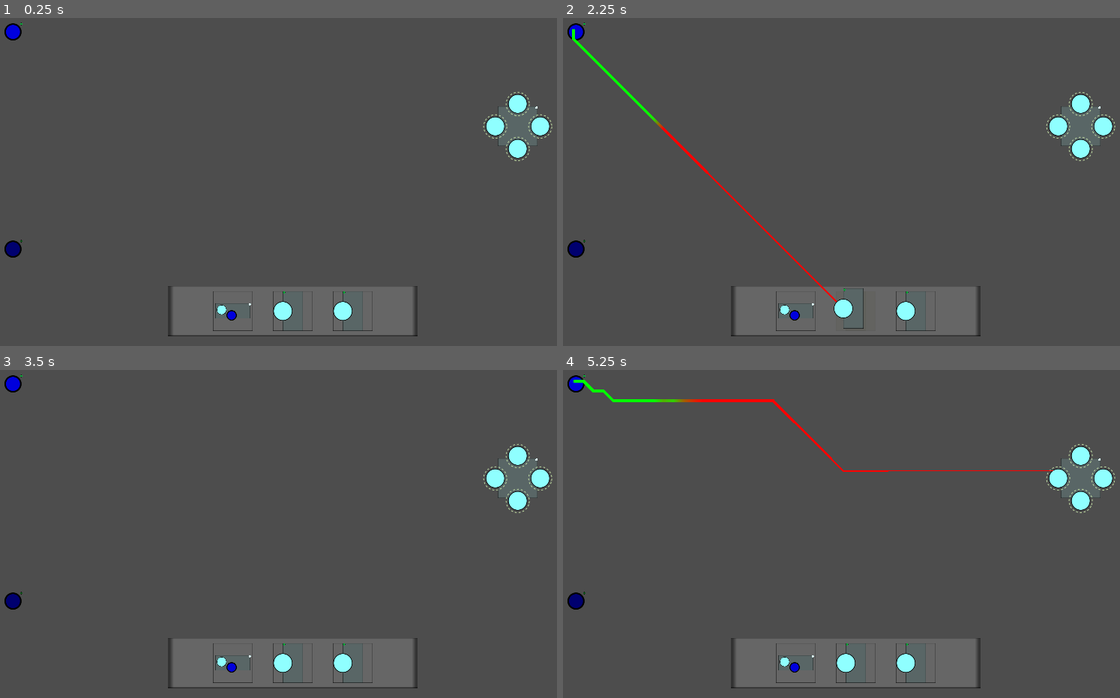
Above: before the commit, frames 1-4 (two rows, left to right).
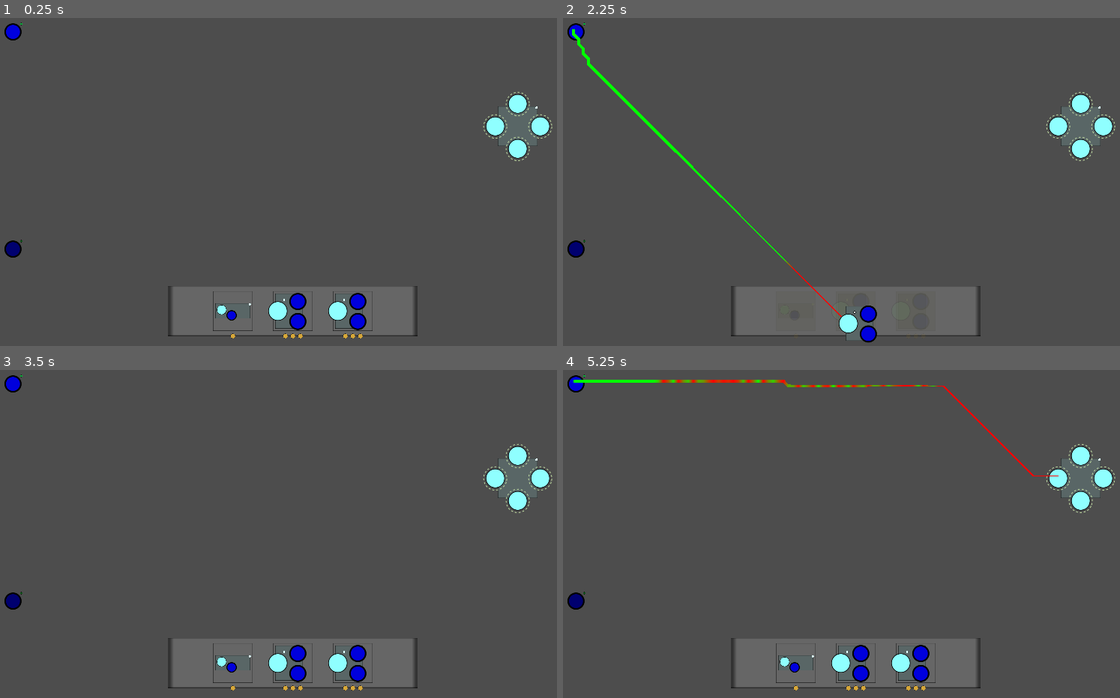
Above: after the commit, the same moments.

Repository: BinRoot/ludum-dare-55
Game: Godot game, scene res://Scenes/demo_level.tscn
Two runs of this game, one before a commit and one after it. Both use one fixed random seed, a clock stepped at 60 frames per second and the inputs below.
Inputs (mouse positions are in pixels of both pictures, inside the frame that each line leads up to):
- Up to frame 1 (0.25 s): no input
- Up to frame 2 (2.25 s): tap Enter at 0.5, 2 s; move the mouse to (796, 309) at 0.52 s; click (796, 309) at 0.67 s; tap Space at 1.25 s; move the mouse to (785, 309) at 1.27 s; click (785, 309) at 1.42 s; move the mouse to (858, 309) at 2.02 s; click (858, 309) at 2.17 s
- Up to frame 3 (3.5 s): tap Space at 2.75 s; move the mouse to (284, 661) at 2.77 s; click (284, 661) at 2.92 s
- Up to frame 4 (5.25 s): tap Enter at 3.5 s; move the mouse to (913, 661) at 3.52 s; click (913, 661) at 3.67 s; tap Space at 4.25 s; move the mouse to (908, 661) at 4.27 s; click (908, 661) at 4.42 s; move the mouse to (1058, 478) at 5.02 s; click (1058, 478) at 5.17 s

The runs differ from the first frame. In frame 1, 0.9% of the frame differs, in the area x 41-66%, y 83-98%; in frame 2, 1.8%; in frame 3, 0.9%; in frame 4, 2.1%, in the area x 3-89%, y 2-98%.

Commit message:
mechanics mostly done

Diff:
--- a/src/Scenes/Box/box_1x_1o.gd
+++ b/src/Scenes/Box/box_1x_1o.gd
@@ -4,6 +4,7 @@
 @export var is_in_play = false
 @export var owned_by: Globals.PlayerID = Globals.PlayerID.NEUTRAL
 @export var is_relic = false
+@export var path_size_factor = 1
 @onready var box_light = $BoxLight
 @onready var inputs = [$PowerCore]
 @onready var outputs = [$Socket]
--- a/src/Scenes/Box/box_2o.gd
+++ b/src/Scenes/Box/box_2o.gd
@@ -4,6 +4,7 @@
 @export var is_in_play = false
 @export var owned_by: Globals.PlayerID = Globals.PlayerID.NEUTRAL
 @export var is_relic = false
+@export var path_size_factor = 1
 @onready var box_light = $BoxLight
 @onready var inputs = [$PowerCore]
 @onready var outputs = [$Socket, $Socket2]
--- a/src/Scenes/Box/box_2x.gd
+++ b/src/Scenes/Box/box_2x.gd
@@ -4,10 +4,12 @@
 @export var is_in_play = false
 @export var owned_by: Globals.PlayerID = Globals.PlayerID.NEUTRAL
 @export var is_relic = false
+@export var path_size_factor = 1
+@onready var box_light = $BoxLight
 @onready var inputs = [$PowerCore]
 @onready var outputs = []
 
-var is_powered = true
+var is_powered = false
 
 func _on_power_core_clicked(pc):
 	emit_signal("power_core_clicked", pc)
--- a/src/Scenes/Box/box_root.gd
+++ b/src/Scenes/Box/box_root.gd
@@ -3,6 +3,7 @@
 @export var is_in_play = false
 @export var owned_by: Globals.PlayerID = Globals.PlayerID.NEUTRAL
 @export var is_relic = true
+@export var path_size_factor = 1
 @onready var box_light = $BoxLight
 @onready var inputs = []
 @onready var outputs = [$Socket]
--- a/src/Scenes/Box/box_summon_1.gd
+++ b/src/Scenes/Box/box_summon_1.gd
@@ -4,6 +4,7 @@
 @export var is_in_play = false
 @export var owned_by: Globals.PlayerID = Globals.PlayerID.NEUTRAL
 @export var is_relic = true
+@export var path_size_factor = 1
 @onready var box_light = $BoxLight
 @onready var inputs = [$PowerCore, $PowerCore2, $PowerCore3, $PowerCore4]
 @onready var outputs = []
--- a/src/Scenes/box_engine.gd
+++ b/src/Scenes/box_engine.gd
@@ -1,7 +1,6 @@
 extends Node2D
 
 @onready var delete_button: Button = $DeleteButton
-
 
 func _physics_process(_delta):
 	# all inputs must be consumed by a powered box for this box to be powered
--- a/src/Scenes/card.gd
+++ b/src/Scenes/card.gd
@@ -4,6 +4,10 @@
 signal card_unselected
 
 @export var card_type: Globals.CardTypes
+@onready var subtype1 = $Subtype1
+@onready var subtype2 = $Subtype2
+@onready var subtype3 = $Subtype3
+
 var is_selected = false
 
 func _ready():
@@ -25,6 +29,15 @@
 	else:
 		modulate = Color.WHITE
 		modulate.a = 1
+	subtype1.hide()
+	subtype2.hide()
+	subtype3.hide()
+	if Globals.card_types[card_type]["path_size_factor"] == 1:
+		subtype1.show()
+	if Globals.card_types[card_type]["path_size_factor"] == 2:
+		subtype2.show()
+	if Globals.card_types[card_type]["path_size_factor"] == 3:
+		subtype3.show()
 
 
 func _on_area_2d_input_event(viewport, event, shape_idx):
--- a/src/Scenes/card.tscn
+++ b/src/Scenes/card.tscn
@@ -1,7 +1,8 @@
-[gd_scene load_steps=4 format=3 uid="uid://dwqtmiki10vov"]
+[gd_scene load_steps=5 format=3 uid="uid://dwqtmiki10vov"]
 
 [ext_resource type="Script" path="res://Scenes/card.gd" id="1_ekduy"]
 [ext_resource type="Texture2D" uid="uid://bdha7jcq2l4hm" path="res://Assets/gray_box.svg" id="1_hr17g"]
+[ext_resource type="Texture2D" uid="uid://cv6efa8gkm4sr" path="res://Assets/white_ball.svg" id="3_4qub8"]
 
 [sub_resource type="RectangleShape2D" id="RectangleShape2D_npd3f"]
 size = Vector2(128, 128)
@@ -23,6 +24,120 @@
 [node name="CollisionShape2D" type="CollisionShape2D" parent="Area2D"]
 shape = SubResource("RectangleShape2D_npd3f")
 
+[node name="Subtype1" type="Control" parent="."]
+layout_mode = 3
+anchors_preset = 0
+offset_left = -64.0
+offset_top = 64.0
+offset_right = 64.0
+offset_bottom = 96.0
+
+[node name="TextureRect" type="TextureRect" parent="Subtype1"]
+modulate = Color(0.839216, 0.654902, 0.227451, 1)
+layout_mode = 1
+anchors_preset = 15
+anchor_right = 1.0
+anchor_bottom = 1.0
+offset_left = 56.0
+offset_top = 8.0
+offset_right = -56.0
+offset_bottom = -8.0
+grow_horizontal = 2
+grow_vertical = 2
+texture = ExtResource("3_4qub8")
+expand_mode = 1
+
+[node name="Subtype2" type="Control" parent="."]
+layout_mode = 3
+anchors_preset = 0
+offset_left = -64.0
+offset_top = 64.0
+offset_right = 64.0
+offset_bottom = 96.0
+
+[node name="TextureRect" type="TextureRect" parent="Subtype2"]
+modulate = Color(0.839216, 0.654902, 0.227451, 1)
+layout_mode = 1
+anchors_preset = 15
+anchor_right = 1.0
+anchor_bottom = 1.0
+offset_left = 72.0
+offset_top = 8.0
+offset_right = -40.0
+offset_bottom = -8.0
+grow_horizontal = 2
+grow_vertical = 2
+texture = ExtResource("3_4qub8")
+expand_mode = 1
+
+[node name="TextureRect2" type="TextureRect" parent="Subtype2"]
+modulate = Color(0.839216, 0.654902, 0.227451, 1)
+layout_mode = 1
+anchors_preset = 15
+anchor_right = 1.0
+anchor_bottom = 1.0
+offset_left = 40.0
+offset_top = 8.0
+offset_right = -72.0
+offset_bottom = -8.0
+grow_horizontal = 2
+grow_vertical = 2
+texture = ExtResource("3_4qub8")
+expand_mode = 1
+
+[node name="Subtype3" type="Control" parent="."]
+layout_mode = 3
+anchors_preset = 0
+offset_left = -64.0
+offset_top = 64.0
+offset_right = 64.0
+offset_bottom = 96.0
+
+[node name="TextureRect" type="TextureRect" parent="Subtype3"]
+modulate = Color(0.839216, 0.654902, 0.227451, 1)
+layout_mode = 1
+anchors_preset = 15
+anchor_right = 1.0
+anchor_bottom = 1.0
+offset_left = 32.0
+offset_top = 8.0
+offset_right = -80.0
+offset_bottom = -8.0
+grow_horizontal = 2
+grow_vertical = 2
+texture = ExtResource("3_4qub8")
+expand_mode = 1
+
+[node name="TextureRect2" type="TextureRect" parent="Subtype3"]
+modulate = Color(0.839216, 0.654902, 0.227451, 1)
+layout_mode = 1
+anchors_preset = 15
+anchor_right = 1.0
+anchor_bottom = 1.0
+offset_left = 56.0
+offset_top = 8.0
+offset_right = -56.0
+offset_bottom = -8.0
+grow_horizontal = 2
+grow_vertical = 2
+texture = ExtResource("3_4qub8")
+expand_mode = 1
+
+[node name="TextureRect3" type="TextureRect" parent="Subtype3"]
+modulate = Color(0.839216, 0.654902, 0.227451, 1)
+layout_mode = 1
+anchors_preset = 15
+anchor_right = 1.0
+anchor_bottom = 1.0
+offset_left = 80.0
+offset_top = 8.0
+offset_right = -32.0
+offset_bottom = -8.0
+grow_horizontal = 2
+grow_vertical = 2
+texture = ExtResource("3_4qub8")
+expand_mode = 1
+
 [connection signal="area_entered" from="Area2D" to="." method="_on_area_2d_area_entered"]
 [connection signal="input_event" from="Area2D" to="." method="_on_area_2d_input_event"]
 [connection signal="mouse_entered" from="Area2D" to="." method="_on_area_2d_mouse_entered"]
--- a/src/Scenes/deck.gd
+++ b/src/Scenes/deck.gd
@@ -22,7 +22,7 @@
 		var card: Node = card_res.instantiate()
 		current_cards.append(card)
 		card.card_type = randi_range(0, Globals.CardTypes.values().size() - 1)
-		if card.card_type != Globals.CardTypes.card3:
+		if card.card_type != Globals.CardTypes.card3a and card.card_type != Globals.CardTypes.card3b and card.card_type != Globals.CardTypes.card3c:
 			is_all_card3 = false
 		if is_all_card3 and i == max_num_cards - 1:
 			card.card_type = 0
@@ -50,7 +50,11 @@
 	card_hover_tween.tween_property(card, "position", original_card_position, 0.1)
 
 func _on_card_selected(card):
-	emit_signal("box_selected", card.get_card_res())
+	emit_signal("box_selected", card.card_type)
+	for current_card in current_cards:
+		current_card.is_selected = true
 
 func _on_card_unselected():
 	emit_signal("box_unselected")
+	for current_card in current_cards:
+		current_card.is_selected = false
--- a/src/Scenes/kernel.gd
+++ b/src/Scenes/kernel.gd
@@ -62,7 +62,7 @@
 	if nearest_socket != null:
 		if player_id == Globals.PlayerID.P1 and nearest_socket.global_position.distance_to(reference_position) < 5:
 			return
-		if player_id == Globals.PlayerID.COM1 and nearest_socket.global_position.distance_to(reference_position) < 150:
+		if player_id == Globals.PlayerID.COM1 and nearest_socket.get_box().global_position.distance_to(reference_position) < 150:
 			return
 	return nearest_socket
 
@@ -86,7 +86,10 @@
 	for point_idx in range(line_gradient.get_point_count()):
 		line_gradient.remove_point(point_idx)
 	for path_idx in range(path.size() + 1):
-		if path_idx > path.size() - Globals.params["misc"]["max_path_length"]:
+		var path_size_factor = 1
+		if weakref(selected_box).get_ref():
+			path_size_factor = selected_box.path_size_factor
+		if path_idx > path.size() - Globals.params["misc"]["max_path_length"] * path_size_factor:
 			line_gradient.add_point(path_idx / float(path.size()), Color.GREEN)
 		else:
 			line_gradient.add_point(path_idx / float(path.size()), Color.RED)
@@ -140,16 +143,22 @@
 				var start_position = get_available_input(selected_box).global_position
 				var target_position = nearest_socket.global_position
 				var path = get_path_from_positions(start_position, target_position)
-				if path.size() > 0 and path.size() <= Globals.params["misc"]["max_path_length"]:
+				var path_size_factor = 1
+				if weakref(selected_box).get_ref():
+					path_size_factor = selected_box.path_size_factor
+				if path.size() > 0 and path.size() <= Globals.params["misc"]["max_path_length"] * path_size_factor:
 					establish_connection(path, selected_box, nearest_socket, Globals.PlayerID.P1)
 			line_for_power_core_distance.clear_points()
 		elif event.is_pressed():
 			line_for_power_core_distance.clear_points()
 
 
-func _on_deck_box_selected(card_res: Resource):
+func _on_deck_box_selected(card_type: Globals.CardTypes):
 	if selected_box == null:
+		var card_res = Globals.card_types[card_type]['resource_path']
+		var path_size_factor = Globals.card_types[card_type]['path_size_factor']
 		selected_box = card_res.instantiate()
+		selected_box.path_size_factor = path_size_factor
 		add_child(selected_box)
 		selected_box.connect("power_core_clicked", _on_power_core_clicked)
 
@@ -213,6 +222,7 @@
 		return
 
 func player_turn_end():
+	deck.hide()
 	delay_com_timer.start()
 	await delay_com_timer.timeout
 	print("AI Turn")
@@ -238,7 +248,10 @@
 		if path_and_nearest_socket != null:
 			var path = path_and_nearest_socket[0]
 			var nearest_socket = path_and_nearest_socket[1]
-			if path.size() > 0 and path.size() <= Globals.params["misc"]["max_path_length"]:
+			var path_size_factor = 1
+			if weakref(box).get_ref():
+				path_size_factor = box.path_size_factor
+			if path.size() > 0 and path.size() <= Globals.params["misc"]["max_path_length"] * path_size_factor:
 				connect_power_core_to_socket(path, power_core, nearest_socket)
 				print("connected power core")
 				is_summon_slot_usable = true
@@ -256,11 +269,11 @@
 		var grid_pos: Vector2 = astar_grid.region.position
 		var grid_size: Vector2 = astar_grid.region.size
 		var min_distance_to_summon = 99999
-		var best_placement
+		var best_placement = null
 		var best_path
 		var best_socket
 
-		for i in range(100):
+		for i in range(300):
 			var rand_x_coord = randi_range(grid_pos.x, grid_pos.x + grid_size.x)
 			var rand_y_coord = randi_range(grid_pos.y, grid_pos.y + grid_size.y)
 			var candidate_pos = Vector2(rand_x_coord, rand_y_coord)
@@ -270,7 +283,10 @@
 				continue
 			var grid_id_coord = get_grid_coord_from_position(Vector2(rand_x_coord, rand_y_coord))
 			var path = get_path_from_positions(candidate_pos, socket.global_position)
-			if path.size() == 0 or path.size() > Globals.params.misc["max_path_length"]:
+			var path_size_factor = 1
+			if weakref(ai_selected_box).get_ref():
+				path_size_factor = ai_selected_box.path_size_factor
+			if path.size() == 0 or path.size() > Globals.params.misc["max_path_length"] * path_size_factor:
 				continue
 			var distance_to_summon = summon.global_position.distance_to(candidate_pos)
 			if distance_to_summon < min_distance_to_summon:
@@ -289,13 +305,16 @@
 			prints('no placement found ')
 			ai_selected_box.position = Vector2(-1000, -1000)
 			ai_selected_box.queue_free()
-			box_with_power_core.queue_free()
+			if box_with_power_core != null:
+				box_with_power_core.queue_free()
 	deck.draw_cards()
+	deck.show()
 
 	# estimate value
 	# randomly pick between top 5 options?
 
 
 func _on_deck_box_unselected():
-	selected_box.queue_free()
-	selected_box = null
+	if selected_box != null:
+		selected_box.queue_free()
+		selected_box = null
--- a/src/Scenes/kernel.tscn
+++ b/src/Scenes/kernel.tscn
@@ -42,7 +42,7 @@
 one_shot = true
 
 [node name="DelayCOMTimer" type="Timer" parent="."]
-wait_time = 2.0
+wait_time = 3.0
 one_shot = true
 
 [connection signal="box_selected" from="Deck" to="." method="_on_deck_box_selected"]
--- a/src/Scenes/turret.gd
+++ b/src/Scenes/turret.gd
@@ -4,6 +4,8 @@
 @onready var texture = $TextureRect
 @onready var random_timer = $RandomTimer
 @onready var original_text_position = texture.position
+@onready var original_texture_modulate = texture.modulate
+@onready var original_texture_scale = texture.scale
 
 var is_used = false
 var is_primed = false
@@ -29,9 +31,15 @@
 		texture.position = original_text_position
 	if is_used:
 		texture.visible = false
+	if get_box().is_powered:
+		scale = original_texture_scale
+		modulate = original_texture_modulate
+	else:
+		scale = original_texture_scale * 0.8
+		modulate = Color.CADET_BLUE
 
 func _on_area_2d_area_entered(area):
-	if not is_primed and is_target_found(area):
+	if get_box().is_powered and not is_primed and is_target_found(area):
 
 		var dir_vec = area.global_position - global_position
 		texture.rotation = Vector2.RIGHT.angle_to(dir_vec)
--- a/src/globals.gd
+++ b/src/globals.gd
@@ -2,8 +2,8 @@
 
 var params = {
 	"misc": {
-		"max_path_length": 10,
-		"cell_size": 32
+		"max_path_length": 16,
+		"cell_size": 16
 	}
 }
 
@@ -11,18 +11,45 @@
 
 @onready var settings_ui = preload("res://Scenes/settings_ui.tscn")
 
-enum CardTypes { card1, card2, card3 }
+enum CardTypes { card1a, card1b, card1c, card2a, card2b, card2c, card3a, card3b, card3c }
 
 var card_types = {
-	CardTypes.card1: {
-		'resource_path': preload('res://Scenes/Box/box_1x_1o.tscn')
+	CardTypes.card1a: {
+		'resource_path': preload('res://Scenes/Box/box_1x_1o.tscn'),
+		'path_size_factor': 1,
 	},
-	CardTypes.card2: {
-		'resource_path': preload('res://Scenes/Box/box_2o.tscn')
+	CardTypes.card1b: {
+		'resource_path': preload('res://Scenes/Box/box_1x_1o.tscn'),
+		'path_size_factor': 2,
 	},
-	CardTypes.card3: {
-		'resource_path': preload('res://Scenes/Box/box_2x.tscn')
-	}
+	CardTypes.card1c: {
+		'resource_path': preload('res://Scenes/Box/box_1x_1o.tscn'),
+		'path_size_factor': 3,
+	},
+	CardTypes.card2a: {
+		'resource_path': preload('res://Scenes/Box/box_2o.tscn'),
+		'path_size_factor': 1,
+	},
+	CardTypes.card2b: {
+		'resource_path': preload('res://Scenes/Box/box_2o.tscn'),
+		'path_size_factor': 2,
+	},
+	CardTypes.card2c: {
+		'resource_path': preload('res://Scenes/Box/box_2o.tscn'),
+		'path_size_factor': 3,
+	},
+	CardTypes.card3a: {
+		'resource_path': preload('res://Scenes/Box/box_2x.tscn'),
+		'path_size_factor': 1,
+	},
+	CardTypes.card3b: {
+		'resource_path': preload('res://Scenes/Box/box_2x.tscn'),
+		'path_size_factor': 2,
+	},
+	CardTypes.card3c: {
+		'resource_path': preload('res://Scenes/Box/box_2x.tscn'),
+		'path_size_factor': 3,
+	},
 }
 
 func _input(event):
Not shown, changed: build-web/index.pck
